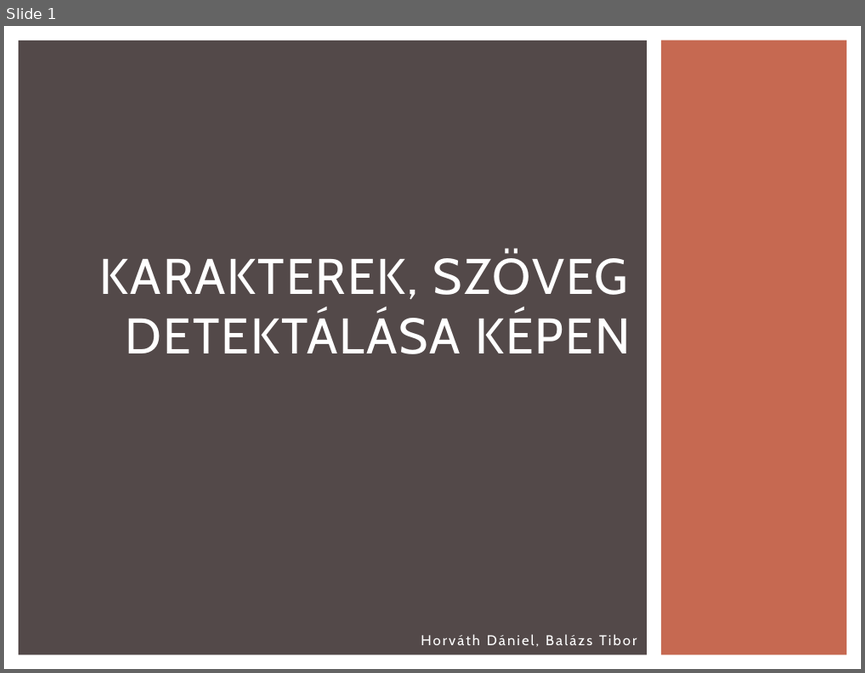
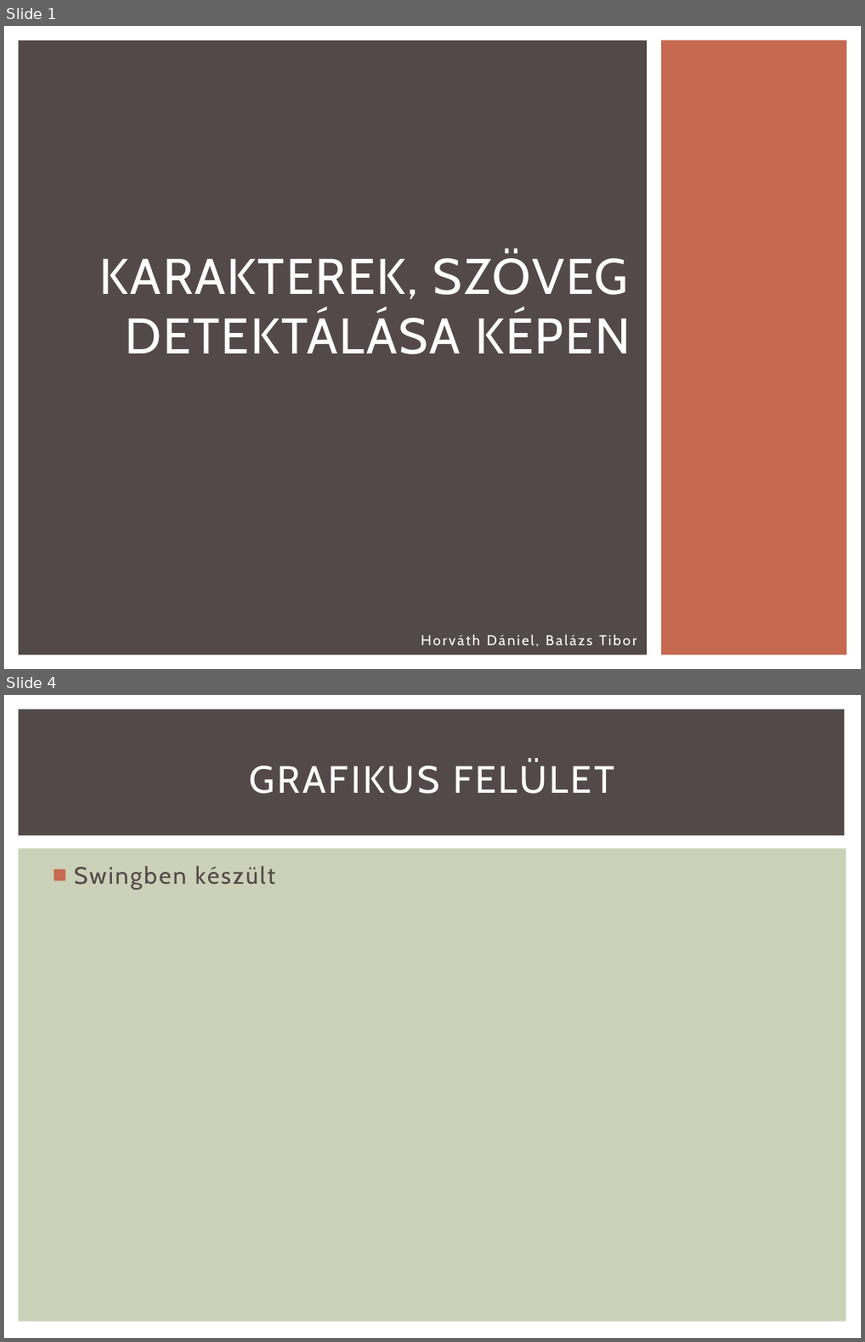
Before and after one commit to Btib/ImProcPoject, a slide deck: ImProc/Img/1_Prezentáció.pptx. Shown one above the other, each under a label of ours: slide 1 before the commit, slides 1 and 4 after it; the slides between them are not shown. The pictures are 865x673 and 865x1342 pixels, drawn with LibreOffice and Linux fonts; fonts in the diff are those of the drawing. Boxes give left, top, right and bottom in pixels: in the first picture for what was removed or moved away, otherwise in the second. Text is boxed around its words. In the diff, an @@ line names an element or a change of style, - is before the commit and + after.

```diff
--- a/ImProc/Img/1_Prezentáció.pptx
+++ b/ImProc/Img/1_Prezentáció.pptx
@@ slide 4 added at <box>4,695,861,1338</box>, background #FFFFFF @@
@@ rectangle added at <box>18,709,845,835</box>, fill #534949 @@
@@ title added at <box>250,760,614,794</box>, 32 pt, text #FFFFFF @@
+GRAFIKUS FELÜLET
@@ rectangle added at <box>18,848,846,1321</box>, fill #CCD1B9 @@
@@ text added at <box>74,866,275,890</box>, 20 pt, text #534949 @@
+■ Swingben készült
```
Also in this commit, not shown: 1 slide changed, 3 other slides added, 1 slide removed.
